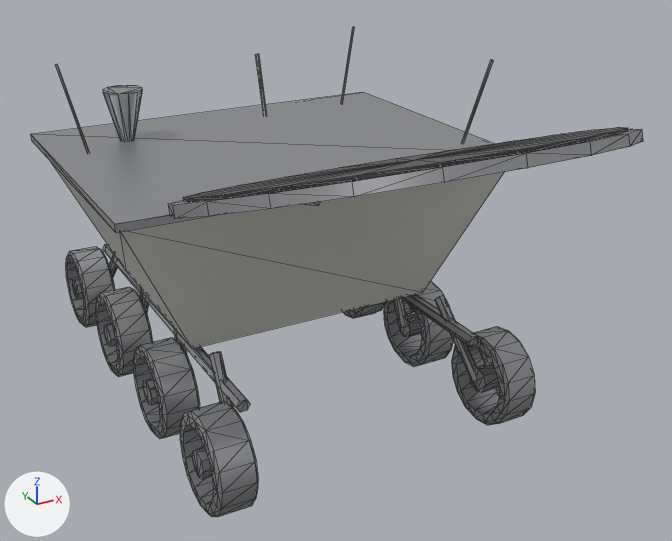
Before and after pictures for a commit that changed the FBX model Assets/_Project/Models/Lunokhod.fbx.
The view is the same before and after, from a 50 mm lens placed at (-2.07, -4.56, 2.81), pointed at (0.13, -0.55, 0.81). The lights are fixed; the arrows at lower left show +X, +Y and +Z. The first picture is the older version. Mesh edges are drawn as thin lines. Where no turn or scale is listed for an object, it has been applied to the vertices. Vertices at exactly the same position are counted once.

Before the edit, the objects in view are built like this:
```python
me_lunokhod_001 = bpy.data.meshes.new('Lunokhod.001')
me_lunokhod_001.from_pydata(...)  # 1565 vertices, 2856 faces; spans x -1.1..1.1, y -2.17..1.36, z 0.0..1.89
# faces by material slot: [36, 2560, 168, 92]
me_lunokhod_001.materials.append(mat_lunokhod_hull)  # light grey #cecec8
me_lunokhod_001.materials.append(mat_lunokhod_metal)  # grey #b3b5b8
me_lunokhod_001.materials.append(mat_lunokhod_dark)  # dark grey #303035
me_lunokhod_001.materials.append(mat_lunokhod_polished)  # white #e7e7ea
ob_lunokhod = bpy.data.objects.new('Lunokhod', me_lunokhod_001)
ob_lunokhod.location = (0.0, 0.0, 0.0)
```
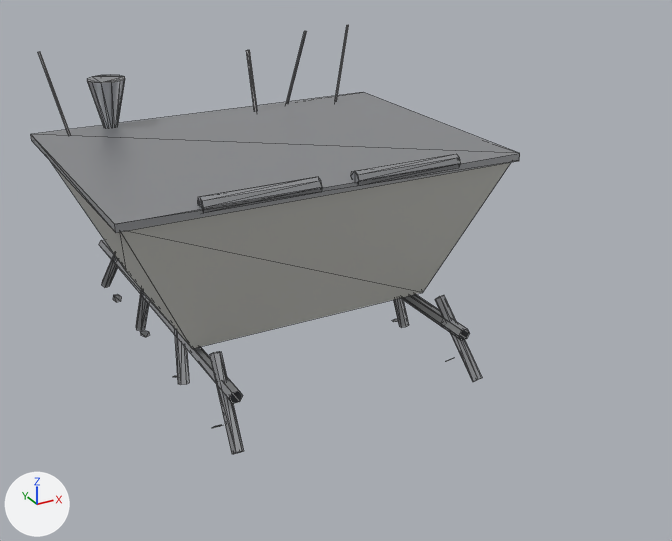
The change, as a list of edits to the scene's bpy script:
```text
Change me_lunokhod_001:
    used by ob_lunokhod; location = (0.0, 0.0, 0.0)
    remove me_lunokhod_001.from_pydata(...)  # 1565 vertices, 2856 faces; spans x -1.1..1.1, y -2.17..1.36, z 0.0..1.89
    add me_lunokhod_001.from_pydata(...)  # 386 vertices, 526 faces; spans x -1.1..1.1, y -1.12..1.19, z 0.24..1.85
    me_lunokhod_001 part 1: the loose piece of 24 vertices spanning x -0.76..-0.54, y 0.34..0.56, z 1.35..1.67 is moved by (0.0, 0.32, 0.0)
    me_lunokhod_001 part 2: the loose piece of 8 vertices spanning x 0.79..0.96, y 0.59..0.71, z 1.35..1.85 is moved by (0.0, 0.08, 0.0)
    me_lunokhod_001 part 3: the loose piece of 8 vertices spanning x -1.01..-0.89, y 0.29..0.41, z 1.35..1.85 is moved by (0.0, 0.4, 0.0)
    me_lunokhod_001 part 4: the loose piece of 8 vertices spanning x 0.24..0.26, y 0.54..0.66, z 1.35..1.75 is moved by (0.0, 0.14, 0.0)
    me_lunokhod_001 part 5: the loose piece of 12 vertices spanning x -0.7..-0.62, y -1.1..1.1, z 0.47..0.53 is rebuilt with 12 vertices and now spans x -0.7..-0.62, y -1.01..1.19, z 0.47..0.53
    me_lunokhod_001 part 6: the loose piece of 12 vertices spanning x 0.62..0.7, y -1.1..1.1, z 0.47..0.53 is rebuilt with 12 vertices and now spans x 0.62..0.7, y -1.01..1.19, z 0.47..0.53
    me_lunokhod_001 part 7: 52 loose pieces with 1259 vertices, spanning x -1.05..1.06, y -2.17..1.36, z 0.0..1.89, are deleted
    me_lunokhod_001 part 8
    32 faces are deleted
    64 vertices are added at x -0.73..0.73, y -0.87..0.87, z 0.24..0.53
    8 new vertices lie (0.04, 0.0, 0.0) away from vertices in x -0.68..0.64, y -0.84..0.85, z 0.47..0.53
    48 new faces join them, mat_lunokhod_metal (grey #b3b5b8)
    me_lunokhod_001 part 9
    8 vertices are added at x 0.49..0.61, y 0.68..0.8, z 1.35..1.85
    10 new faces join them, mat_lunokhod_polished (white #e7e7ea)
```

Where the change shows, as pixel boxes [x1, y1, x2, y2] in the pictures (672 x 541 px; the box of a moved part takes in the faces that stretch with it):
'Lunokhod', reshaped (20% narrower, 12% shorter): before [31, 27, 643, 517]; after [31, 25, 520, 454]
part 1 of me_lunokhod_001, moved or reshaped: before [103, 85, 143, 141]; after [87, 75, 125, 128]
part 2 of me_lunokhod_001, moved or reshaped: before [341, 27, 355, 104]; after [335, 25, 349, 101]
part 3 of me_lunokhod_001, moved or reshaped: before [56, 64, 89, 152]; after [38, 52, 71, 135]
part 4 of me_lunokhod_001, moved or reshaped: before [255, 54, 267, 116]; after [246, 50, 258, 111]
part 5 of me_lunokhod_001, rebuilt: before [103, 244, 250, 412]; after [99, 240, 243, 404]
part 6 of me_lunokhod_001, rebuilt: before [401, 294, 479, 347]; after [401, 294, 469, 340]
part 7 of me_lunokhod_001, deleted: before [66, 60, 643, 517]
part 8 of me_lunokhod_001, moved or reshaped (not visible before): after [113, 294, 453, 428]
part 9 of me_lunokhod_001, added: after [286, 31, 307, 104]
